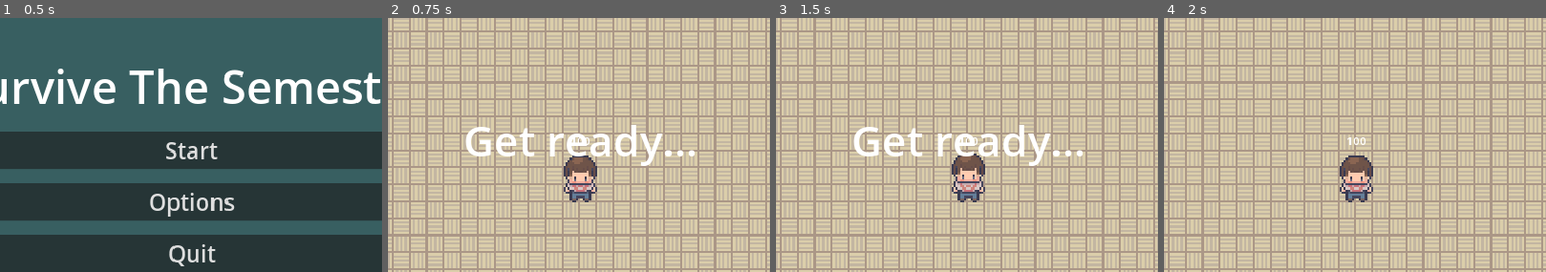
Above: before the commit, frames 1-4 (left to right).
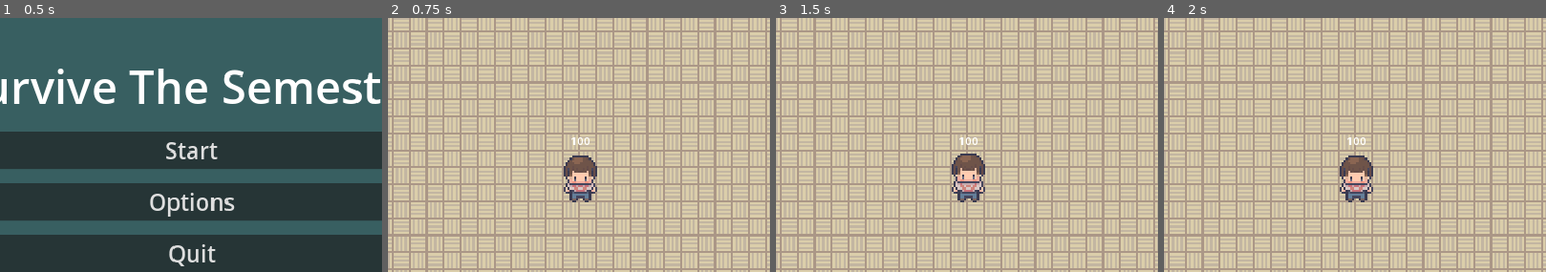
Above: after the commit, the same moments.

Repository: LimZiJia/SurviveTheSemester
Game: Godot game, scene res://gui/start_screen.tscn
Same seed, same stepped clock (60 frames per second), same inputs: the game is played once before the commit and once after it.
Inputs (mouse positions are % of the whole screen's width and height, from its top left):
- Up to frame 1 (0.5 s): no input
- Up to frame 2 (0.75 s): click "Start" at 0.5 s
- Up to frame 3 (1.5 s): click (3, 25) at 1.25 s
- Up to frame 4 (2 s): no input
The pictures show only the part of the screen within x 25-75%, y 20-70%; the shares and areas given below are measured in that part.

Frame 1 is identical in both runs. In frame 2, 2.4% of the frame differs, in the area x 20-81%, y 42-59%; in frame 3, 2.4%; in frame 4, nothing differs.

Commit message:
Added end screen and modified pause menu
1) Added end screen
2) Removed the message system from the HUD
3) Removed the pause menu from the world scene. It is now only added when the pause button is activated
4) Mobs and books now eagerly search for the player to prevent any unexpected crashes
5) Mobs and books no longer contain the stop method

Diff:
--- a/characters/enemies/book/book.gd
+++ b/characters/enemies/book/book.gd
@@ -5,7 +5,6 @@
 @export var knockback_factor: float
 
 var health: float
-var target: Player = null
 var knockback := Vector2.ZERO
 
 @onready var health_label := $HealthLabel as Label
@@ -14,21 +13,22 @@
 
 func _ready() -> void:
 	health = max_health
-	if get_tree().has_group("player"):
-		target = get_tree().get_first_node_in_group("player")
 	hurtbox.damaged.connect(_on_damaged)
 	health_label.text = str(int(health))
 
 
 func _physics_process(delta: float) -> void:
-	var direction = Vector2.ZERO
+	var direction = get_direction_to_player()
 	knockback = knockback.move_toward(Vector2.ZERO, knockback_factor * delta)
-
-	if target:
-		direction = position.direction_to(target.position)
 
 	position += direction * speed * delta + knockback
 
+
+func get_direction_to_player() -> Vector2:
+	var player = get_tree().get_first_node_in_group("player") as Node2D
+	if player == null:
+		return Vector2.ZERO
+	return global_position.direction_to(player.global_position)
 
 func _on_health_changed(_old_health: float, new_health: float) -> void:
 	health_label.text = str(int(new_health))
@@ -49,7 +49,3 @@
 
 func set_attack(attack: Attack) -> void:
 	$HitboxArea.attack = attack
-
-
-func stop() -> void:
-	target = null
--- a/characters/enemies/mob/mob.gd
+++ b/characters/enemies/mob/mob.gd
@@ -10,28 +10,32 @@
 @onready var health_label:= $HealthLabel
 @onready var hurtbox:= $HurtboxArea
 @onready var hitbox:= $HitboxArea
-var target: Player = null
 
 
 func _ready() -> void:
 	health = max_health
-	if get_tree().has_group("player"):
-		target = get_tree().get_first_node_in_group("player")
+
 	hurtbox.damaged.connect(_on_damaged)
 	health_label.text = str(int(health))
 
 
 func _physics_process(delta: float) -> void:
-	var direction = Vector2.ZERO
+	var direction = get_direction_to_player()
 	knockback = knockback.move_toward(Vector2.ZERO, knockback_factor * delta)
 
-	if target:
-		direction = position.direction_to(target.position)
+	if direction.is_zero_approx():
 		$AnimatedSprite2D.play()
 	else:
 		$AnimatedSprite2D.stop()
 
 	position += direction * speed * delta + knockback
+
+
+func get_direction_to_player() -> Vector2:
+	var player = get_tree().get_first_node_in_group("player") as Node2D
+	if player == null:
+		return Vector2.ZERO
+	return global_position.direction_to(player.global_position)
 
 
 func _on_damaged(attack: Attack) -> void:
@@ -46,9 +50,5 @@
 	knockback += attack.attack_dir * attack.knockback_force
 
 
-func stop() -> void:
-	target = null
-
-
 func set_attack(attack: Attack) -> void:
 	$HitboxArea.attack = attack
--- /dev/null
+++ b/gui/end_screen.gd
@@ -0,0 +1,27 @@
+extends CanvasLayer
+
+@onready var replay_button = %ReplayButton as Button
+@onready var main_menu_button = %MainMenuButton as Button
+
+func _ready() -> void:
+	get_tree().paused = true
+
+	$GameOverTimer.timeout.connect(on_game_over_timer_timeout)
+	replay_button.pressed.connect(on_replay_button_pressed)
+	main_menu_button.pressed.connect(on_main_menu_button_pressed)
+
+
+func on_game_over_timer_timeout() -> void:
+	$MessageLabel.text = "Survive The Semester"
+
+
+func on_replay_button_pressed() -> void:
+	Events.game_restarted.emit()
+	get_tree().paused = false
+	queue_free()
+
+
+func on_main_menu_button_pressed() -> void:
+	SceneChanger.change_scene("res://gui/start_screen.tscn")
+	get_tree().paused = false
+	queue_free()
--- /dev/null
+++ b/gui/end_screen.tscn
@@ -0,0 +1,57 @@
+[gd_scene load_steps=2 format=3 uid="uid://dxwuibyvb8ge2"]
+
+[ext_resource type="Script" path="res://gui/end_screen.gd" id="1_03yv1"]
+
+[node name="EndScreen" type="CanvasLayer"]
+process_mode = 3
+script = ExtResource("1_03yv1")
+
+[node name="MessageLabel" type="Label" parent="."]
+anchors_preset = 8
+anchor_left = 0.5
+anchor_top = 0.5
+anchor_right = 0.5
+anchor_bottom = 0.5
+offset_left = -540.0
+offset_top = -120.0
+offset_right = 540.0
+offset_bottom = 40.0
+grow_horizontal = 2
+grow_vertical = 2
+theme_override_font_sizes/font_size = 60
+text = "Game Over"
+horizontal_alignment = 1
+vertical_alignment = 1
+autowrap_mode = 2
+
+[node name="Buttons" type="HSplitContainer" parent="."]
+anchors_preset = 8
+anchor_left = 0.5
+anchor_top = 0.5
+anchor_right = 0.5
+anchor_bottom = 0.5
+offset_left = -327.0
+offset_top = 70.0
+offset_right = 328.0
+offset_bottom = 161.0
+grow_horizontal = 2
+grow_vertical = 2
+theme_override_constants/separation = 20
+metadata/_edit_group_ = true
+
+[node name="ReplayButton" type="Button" parent="Buttons"]
+unique_name_in_owner = true
+layout_mode = 2
+theme_override_font_sizes/font_size = 60
+text = "Play Again"
+
+[node name="MainMenuButton" type="Button" parent="Buttons"]
+unique_name_in_owner = true
+layout_mode = 2
+theme_override_font_sizes/font_size = 60
+text = "Main Menu"
+
+[node name="GameOverTimer" type="Timer" parent="."]
+wait_time = 2.0
+one_shot = true
+autostart = true
--- a/gui/hud.gd
+++ b/gui/hud.gd
@@ -8,19 +8,6 @@
 @onready var blood = $Blood
 @onready var statuses = $Statuses
 @onready var score_label = $ScoreLabel
-@onready var message_label = $MessageLabel
-@onready var buttons = $Buttons
-@onready var play_button = $Buttons/PlayButton
-@onready var main_menu_button = $Buttons/MainMenuButton
-@onready var message_timer = $MessageTimer
-
-func _ready() -> void:
-	play_button.pressed.connect(play_again)
-	main_menu_button.pressed.connect(go_to_main)
-	message_timer.timeout.connect(_on_message_timer_timeout)
-
-func _on_message_timer_timeout():
-	message_label.hide()
 
 
 func update_health(frac_cur_health: float) -> void:
@@ -31,37 +18,3 @@
 func set_score(value: int) -> void:
 	score_label.text = str(value)
 	score = value
-
-
-func show_message(text: String) -> void:
-	message_label.text = text
-	message_label.show()
-
-
-func show_message_with_time(text: String, time: float) -> void:
-	show_message(text)
-	message_timer.start(time)
-
-
-func hide_message() -> void:
-	message_label.hide()
-
-
-func hide_buttons() -> void:
-	buttons.hide()
-
-
-func show_game_over() -> void:
-	show_message_with_time("Game Over", 2.0)
-	await(message_timer.timeout)
-	show_message("Survive The Semester")
-	await(get_tree().create_timer(1.0).timeout)
-	buttons.show()
-
-
-func play_again() -> void:
-	Events.game_restarted.emit()
-
-
-func go_to_main() -> void:
-	SceneChanger.change_scene("res://gui/start_screen.tscn")
--- a/gui/hud.tscn
+++ b/gui/hud.tscn
@@ -1,14 +1,8 @@
-[gd_scene load_steps=6 format=3 uid="uid://dm1nq70ovhvxu"]
+[gd_scene load_steps=4 format=3 uid="uid://dm1nq70ovhvxu"]
 
 [ext_resource type="Script" path="res://gui/hud.gd" id="1_wsv0d"]
 [ext_resource type="PackedScene" uid="uid://djpk3tjp046d5" path="res://overlays/blood.tscn" id="2_1lq18"]
 [ext_resource type="PackedScene" uid="uid://01muqq0qxp8f" path="res://overlays/statuses.tscn" id="3_4qhob"]
-
-[sub_resource type="InputEventAction" id="InputEventAction_c37jk"]
-action = &"start_game"
-
-[sub_resource type="Shortcut" id="Shortcut_vdjpj"]
-events = [SubResource("InputEventAction_c37jk")]
 
 [node name="HUD" type="CanvasLayer"]
 script = ExtResource("1_wsv0d")
@@ -29,49 +23,3 @@
 theme_override_font_sizes/font_size = 60
 text = "0"
 horizontal_alignment = 1
-
-[node name="MessageLabel" type="Label" parent="."]
-anchors_preset = 8
-anchor_left = 0.5
-anchor_top = 0.5
-anchor_right = 0.5
-anchor_bottom = 0.5
-offset_left = -540.0
-offset_top = -120.0
-offset_right = 540.0
-offset_bottom = 40.0
-grow_horizontal = 2
-grow_vertical = 2
-theme_override_font_sizes/font_size = 60
-text = "Survive The Semester"
-horizontal_alignment = 1
-vertical_alignment = 1
-autowrap_mode = 2
-
-[node name="Buttons" type="HSplitContainer" parent="."]
-anchors_preset = 8
-anchor_left = 0.5
-anchor_top = 0.5
-anchor_right = 0.5
-anchor_bottom = 0.5
-offset_left = -327.0
-offset_top = 70.0
-offset_right = 328.0
-offset_bottom = 161.0
-grow_horizontal = 2
-grow_vertical = 2
-metadata/_edit_group_ = true
-
-[node name="PlayButton" type="Button" parent="Buttons"]
-layout_mode = 2
-theme_override_font_sizes/font_size = 60
-shortcut = SubResource("Shortcut_vdjpj")
-text = "Play Again"
-
-[node name="MainMenuButton" type="Button" parent="Buttons"]
-layout_mode = 2
-theme_override_font_sizes/font_size = 60
-text = "Main Menu"
-
-[node name="MessageTimer" type="Timer" parent="."]
-one_shot = true
--- a/gui/pause_menu.gd
+++ b/gui/pause_menu.gd
@@ -1,34 +1,29 @@
 extends CanvasLayer
 
-@onready var resume_button: Button = \
-	$CenterContainer/PanelContainer/MarginContainer/VBoxContainer/ResumeButton
-@onready var restart_button: Button = \
-	$CenterContainer/PanelContainer/MarginContainer/VBoxContainer/RestartButton
-@onready var return_button: Button = \
-	$CenterContainer/PanelContainer/MarginContainer/VBoxContainer/ReturnButton
+@onready var resume_button := %ResumeButton as Button
+@onready var restart_button := %RestartButton as Button
+@onready var return_button := %ReturnButton as Button
 
 func _ready() -> void:
-	resume_button.pressed.connect(resume)
-	restart_button.pressed.connect(restart)
-	return_button.pressed.connect(return_to_main)
+	get_tree().paused = true
+
+	resume_button.pressed.connect(on_resume_button_pressed)
+	restart_button.pressed.connect(on_restart_button_pressed)
+	return_button.pressed.connect(on_return_button_pressed)
 
 
-func pause() -> void:
-	self.visible = true
-	get_tree().paused = true
+func on_resume_button_pressed() -> void:
+	get_tree().paused = false
+	queue_free()
 
 
-func resume() -> void:
-	self.visible = false
+func on_restart_button_pressed() -> void:
 	get_tree().paused = false
+	Events.game_restarted.emit()
+	queue_free()
 
 
-func restart() -> void:
-	self.visible = false
-	Events.game_restarted.emit()
-	get_tree().paused = false
-
-
-func return_to_main() -> void:
+func on_return_button_pressed() -> void:
 	get_tree().paused = false
 	get_tree().change_scene_to_file("res://gui/start_screen.tscn")
+	queue_free()
--- a/gui/pause_menu.tscn
+++ b/gui/pause_menu.tscn
@@ -3,7 +3,7 @@
 [ext_resource type="Script" path="res://gui/pause_menu.gd" id="1_t2tc5"]
 
 [node name="PauseMenu" type="CanvasLayer"]
-process_mode = 2
+process_mode = 3
 script = ExtResource("1_t2tc5")
 
 [node name="Background" type="ColorRect" parent="."]
@@ -44,16 +44,19 @@
 layout_mode = 2
 
 [node name="ResumeButton" type="Button" parent="CenterContainer/PanelContainer/MarginContainer/VBoxContainer"]
+unique_name_in_owner = true
 layout_mode = 2
 theme_override_font_sizes/font_size = 32
 text = "Resume"
 
 [node name="RestartButton" type="Button" parent="CenterContainer/PanelContainer/MarginContainer/VBoxContainer"]
+unique_name_in_owner = true
 layout_mode = 2
 theme_override_font_sizes/font_size = 32
 text = "Restart"
 
 [node name="ReturnButton" type="Button" parent="CenterContainer/PanelContainer/MarginContainer/VBoxContainer"]
+unique_name_in_owner = true
 layout_mode = 2
 theme_override_font_sizes/font_size = 32
 text = "Main Menu"
--- a/world/world.gd
+++ b/world/world.gd
@@ -1,20 +1,19 @@
 extends Node
 
+@export var pause_menu_scene: PackedScene
+@export var end_screen_scene: PackedScene
+
 var score := 0
-var is_playing := true
 
 @onready var player := $Player as Player
 @onready var hud := $HUD as CanvasLayer
-@onready var pause_menu = $PauseMenu as CanvasLayer
 @onready var wave_controller := $WaveController as Node2D
 @onready var score_timer := $ScoreTimer as Timer
 
 func _ready() -> void:
 	player.dead.connect(_on_player_dead)
 	player.damaged.connect(hud.update_health)
-	hud.hide_buttons()
 
-	hud.show_message_with_time("Get ready...", 1.0)
 	await(get_tree().create_timer(1.0).timeout)
 
 	wave_controller.start()
@@ -22,18 +21,17 @@
 
 
 func _input(event: InputEvent) -> void:
-	if event.is_action_pressed("pause") && is_playing:
-		hud.hide_message()
-		pause_menu.pause()
+	if event.is_action_pressed("pause"):
+		var pause_menu_instance = pause_menu_scene.instantiate()
+		add_child(pause_menu_instance)
 
 
 func _on_player_dead() -> void:
-	is_playing = false
 	wave_controller.stop()
 	score_timer.stop()
-	get_tree().call_group("mobs", "stop")
 
-	hud.show_game_over()
+	var end_screen_instance = end_screen_scene.instantiate()
+	add_child(end_screen_instance)
 
 
 func _on_score_timer_timeout() -> void:
--- a/world/world.tscn
+++ b/world/world.tscn
@@ -1,10 +1,11 @@
-[gd_scene load_steps=13 format=3 uid="uid://cbv56yigbaa4t"]
+[gd_scene load_steps=14 format=3 uid="uid://cbv56yigbaa4t"]
 
 [ext_resource type="PackedScene" uid="uid://chn5fa71gf33t" path="res://characters/player/player.tscn" id="1_63u67"]
 [ext_resource type="Script" path="res://world/world.gd" id="1_icddk"]
 [ext_resource type="PackedScene" uid="uid://dm1nq70ovhvxu" path="res://gui/hud.tscn" id="3_cdudp"]
 [ext_resource type="Texture2D" uid="uid://si4gd7mdq6xp" path="res://assets/floors.png" id="3_diow0"]
 [ext_resource type="PackedScene" uid="uid://bcwsdtfx72kd0" path="res://controllers/wave_controller.tscn" id="3_mnirc"]
+[ext_resource type="PackedScene" uid="uid://dxwuibyvb8ge2" path="res://gui/end_screen.tscn" id="3_o411v"]
 [ext_resource type="PackedScene" uid="uid://dhp515vfrcvt6" path="res://gui/pause_menu.tscn" id="6_7j38u"]
 [ext_resource type="Texture2D" uid="uid://cnriifkwxrxma" path="res://assets/3d_walls.png" id="8_j0ykl"]
 
@@ -130,6 +131,8 @@
 
 [node name="World" type="Node"]
 script = ExtResource("1_icddk")
+pause_menu_scene = ExtResource("6_7j38u")
+end_screen_scene = ExtResource("3_o411v")
 
 [node name="HUD" parent="." instance=ExtResource("3_cdudp")]
 
@@ -148,15 +151,12 @@
 [node name="Player" parent="." instance=ExtResource("1_63u67")]
 
 [node name="RemoteTransform2D" type="RemoteTransform2D" parent="Player"]
-visible = false
 remote_path = NodePath("../../Camera2D")
 
 [node name="MobPath" type="Path2D" parent="."]
-visible = false
 curve = SubResource("Curve2D_u2oqr")
 
 [node name="MobSpawnLocation" type="PathFollow2D" parent="MobPath"]
-visible = false
 position = Vector2(-1160, -680)
 
 [node name="WaveController" parent="." node_paths=PackedStringArray("mob_spawn_location") instance=ExtResource("3_mnirc")]
@@ -164,7 +164,4 @@
 
 [node name="ScoreTimer" type="Timer" parent="."]
 
-[node name="PauseMenu" parent="." instance=ExtResource("6_7j38u")]
-visible = false
-
 [connection signal="timeout" from="ScoreTimer" to="." method="_on_score_timer_timeout"]
